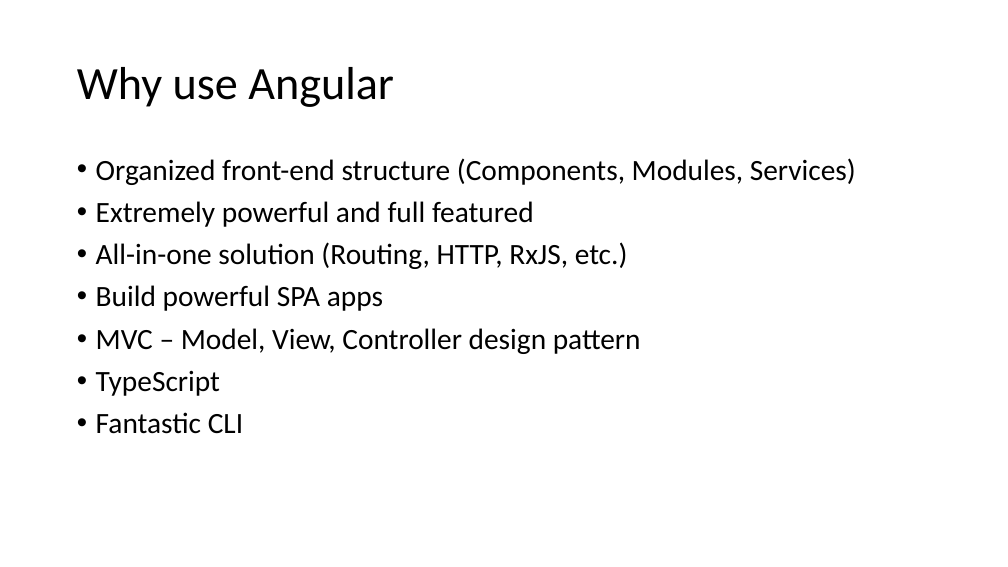
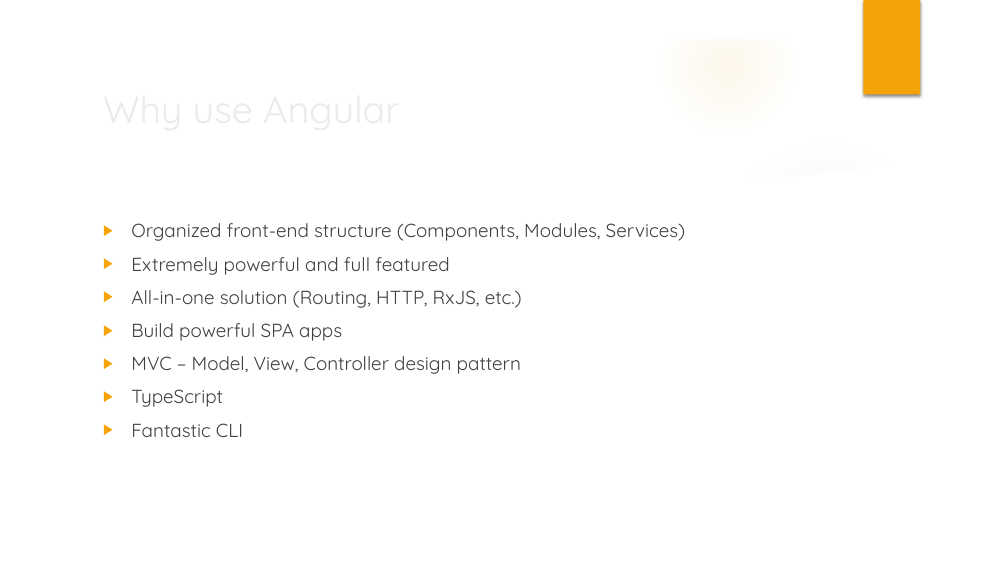
Before and after one commit to jcmlumacad1/angular-tutorial, a slide deck: slide 4 of angular.pptx. Drawn at 1008x567 pixels with LibreOffice and Linux fonts; fonts in the diff are those of the drawing; background and template pictures are left out. Boxes give left, top, right and bottom in pixels: in the first picture for what was removed or moved away, otherwise in the second. Text is boxed around its words. In the diff, an @@ line names an element or a change of style, - is before the commit and + after.

```diff
--- a/angular.pptx
+++ b/angular.pptx
@@ group added at [0,0,1008,567]: 4 ellipses, 3 freeform shapes @@
@@ rectangle added at [864,0,920,95], fill #F5A408 @@
@@ title "Why use Angular": place and size @@
-title "Why use Angular" at [77,67,394,107]
+title "Why use Angular" at [95,79,820,139]
@@ title "Why use Angular" at [95,79,820,139]: size 44 to 36 pt, font Calibri to Quicksand, text colour #000000 to #EBEBEB; line spacing 0.9 to 1 @@
@@ text "Organized front-end structure (Components, Modules, ...": place and size @@
-text "Organized front-end structure (Components, Modules, ..." at [96,158,856,434]
+text "Organized front-end structure (Components, Modules, ..." at [131,223,686,437]
@@ text "Organized front-end structure (Components, Modules, ..." at [131,223,686,437]: size 28 to 18 pt, font Calibri to Quicksand, text colour #000000 to #404040; bullet • to ▶; line spacing 0.9 to 1 @@
```
Also in this commit, not shown: 10 other slides changed.
